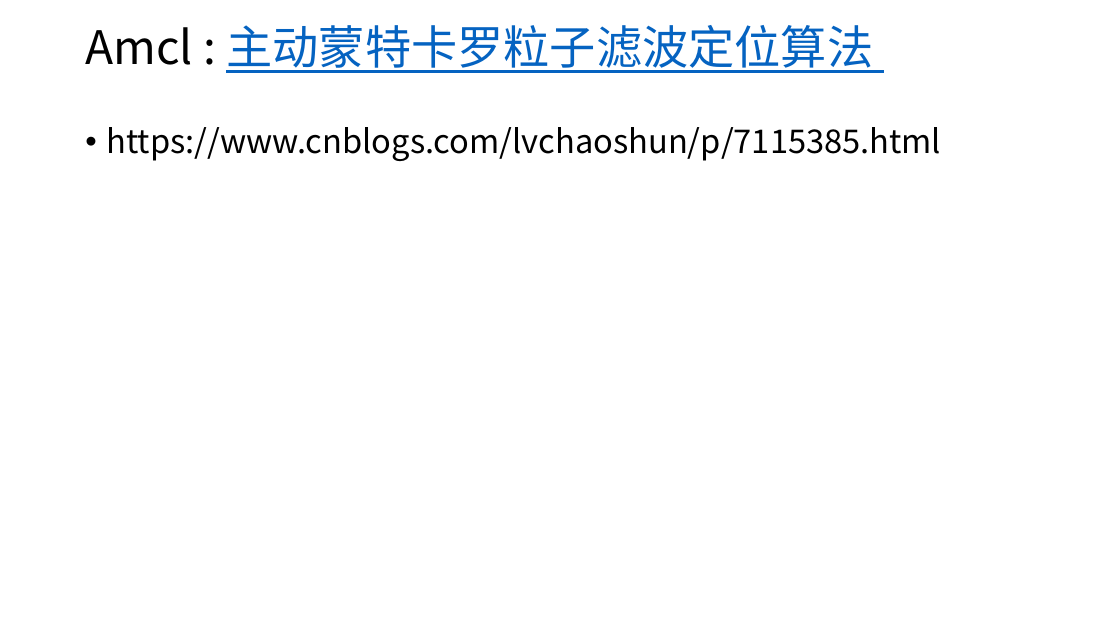
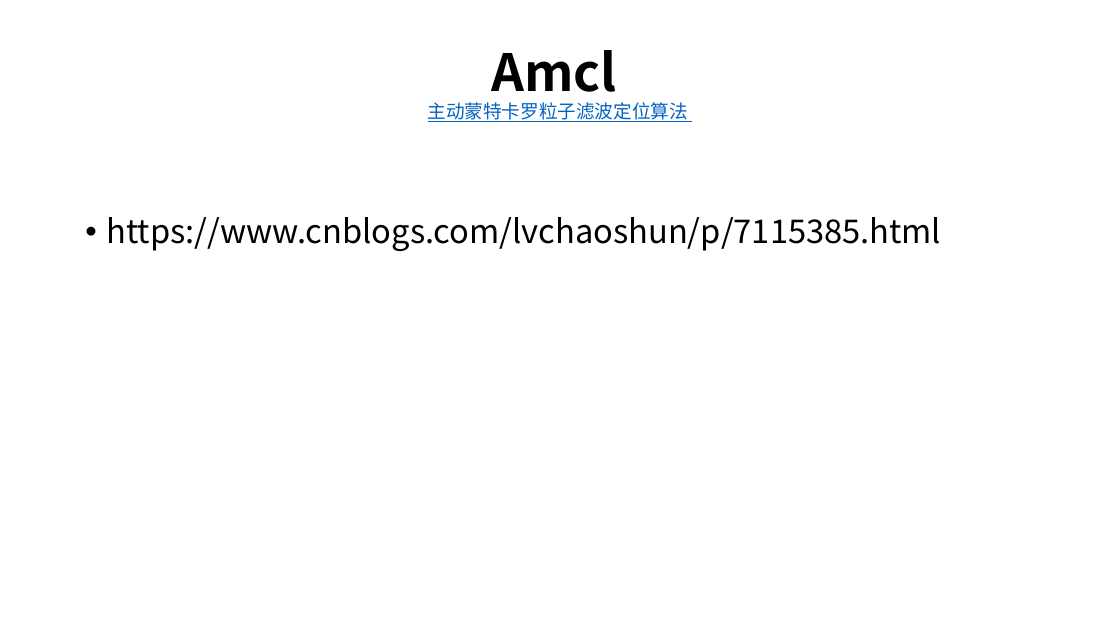
Before and after one commit to hihope/hihope-car, a slide deck: slide 5 of doc/ros2D导航包介绍.pptx. Drawn at 1120x630 pixels with LibreOffice and Linux fonts; fonts in the diff are those of the drawing. Boxes give left, top, right and bottom in pixels: in the first picture for what was removed or moved away, otherwise in the second. Text is boxed around its words. In the diff, an @@ line names an element or a change of style, - is before the commit and + after.

```diff
--- a/doc/ros2D导航包介绍.pptx
+++ b/doc/ros2D导航包介绍.pptx
@@ title at (428,50,688,122): text changed; size 39.6 to 16 pt @@
-Amcl : 主动蒙特卡罗粒子滤波定位算法
+Amcl
+主动蒙特卡罗粒子滤波定位算法
@@ text "https://www.cnblogs.com/lvchaoshun/p/7115385.html": place and size @@
-text "https://www.cnblogs.com/lvchaoshun/p/7115385.html" at (106,127,941,161)
+text "https://www.cnblogs.com/lvchaoshun/p/7115385.html" at (106,217,941,251)
```
Also in this commit, not shown: 9 other slides changed, 3 other files.
